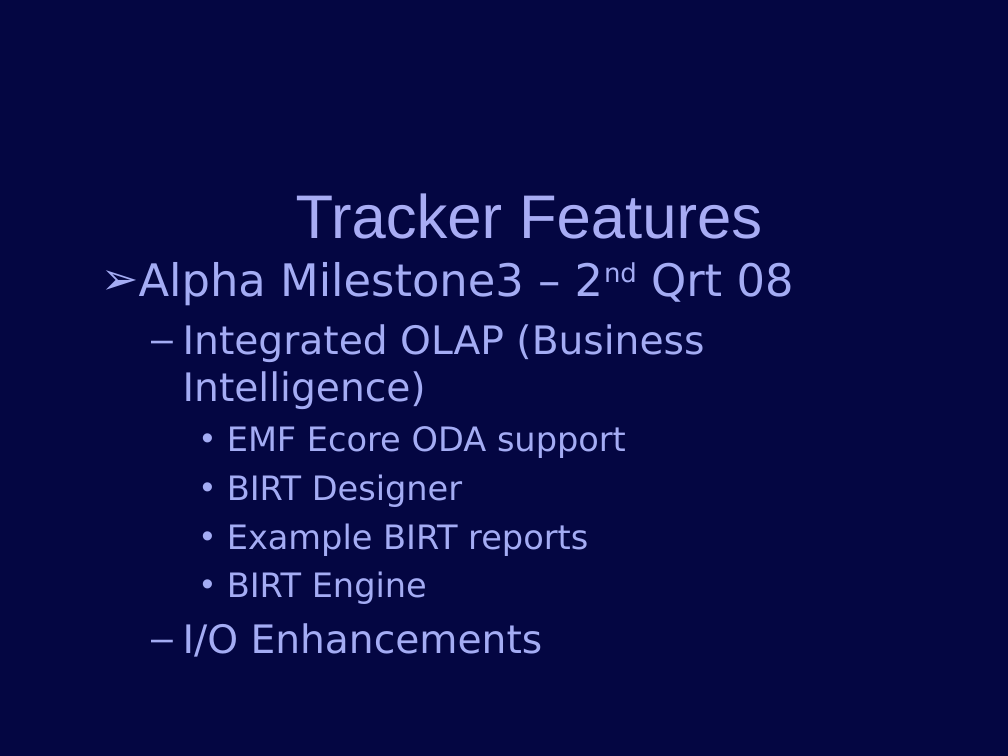
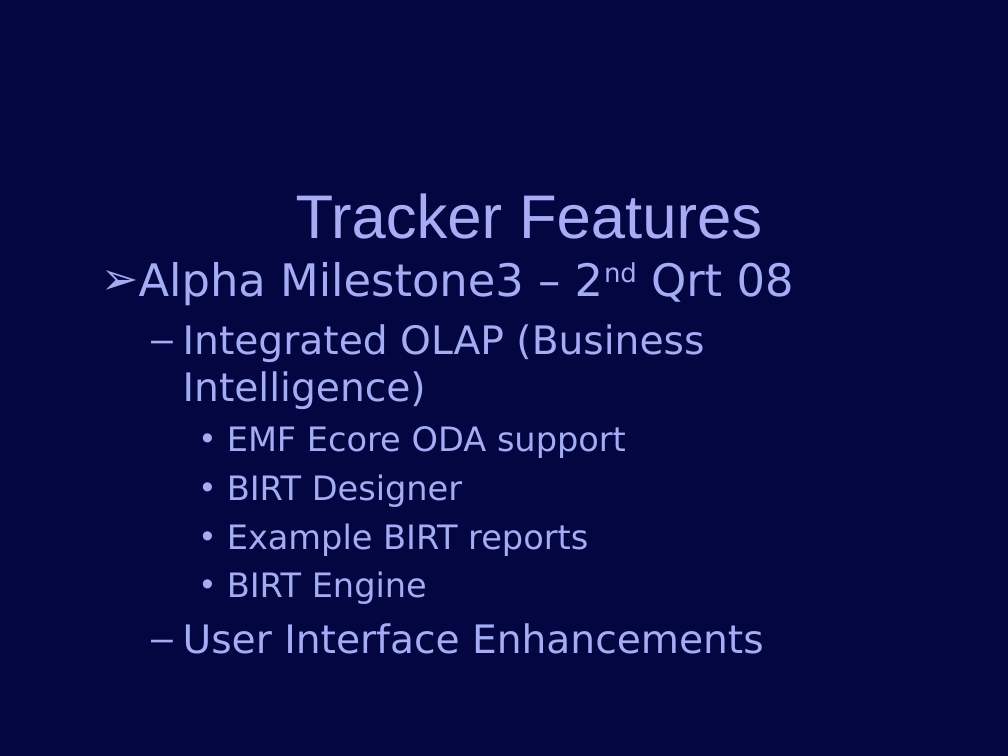
Before and after one commit to jconlon/Tracker, a slide deck: slide 11 of tracker/trunk/com.verticon.tracker.documentation/src/Tracker Introduction.odp. Drawn at 1008x756 pixels with LibreOffice and Linux fonts; fonts in the diff are those of the drawing; background and template pictures are left out. Boxes give left, top, right and bottom in pixels: in the first picture for what was removed or moved away, otherwise in the second. Text is boxed around its words. In the diff, an @@ line names an element or a change of style, - is before the commit and + after.

```diff
--- a/tracker/trunk/com.verticon.tracker.documentation/src/Tracker Introduction.odp
+++ b/tracker/trunk/com.verticon.tracker.documentation/src/Tracker Introduction.odp
@@ text at [183,623,764,654]: text changed @@
-  – I/O Enhancements
+  – User Interface Enhancements
```
Also in this commit, not shown: 2 other slides changed.
